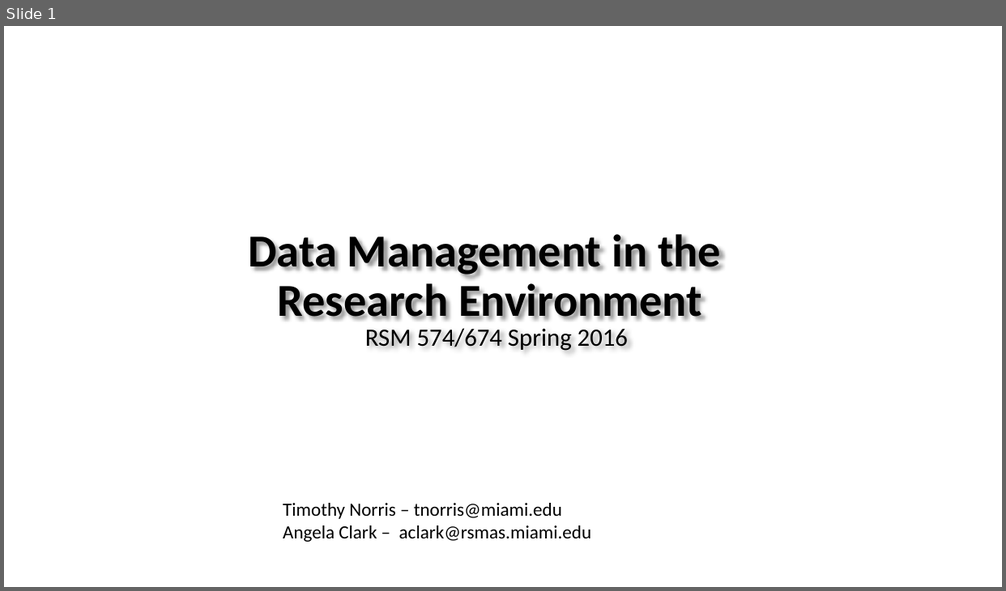
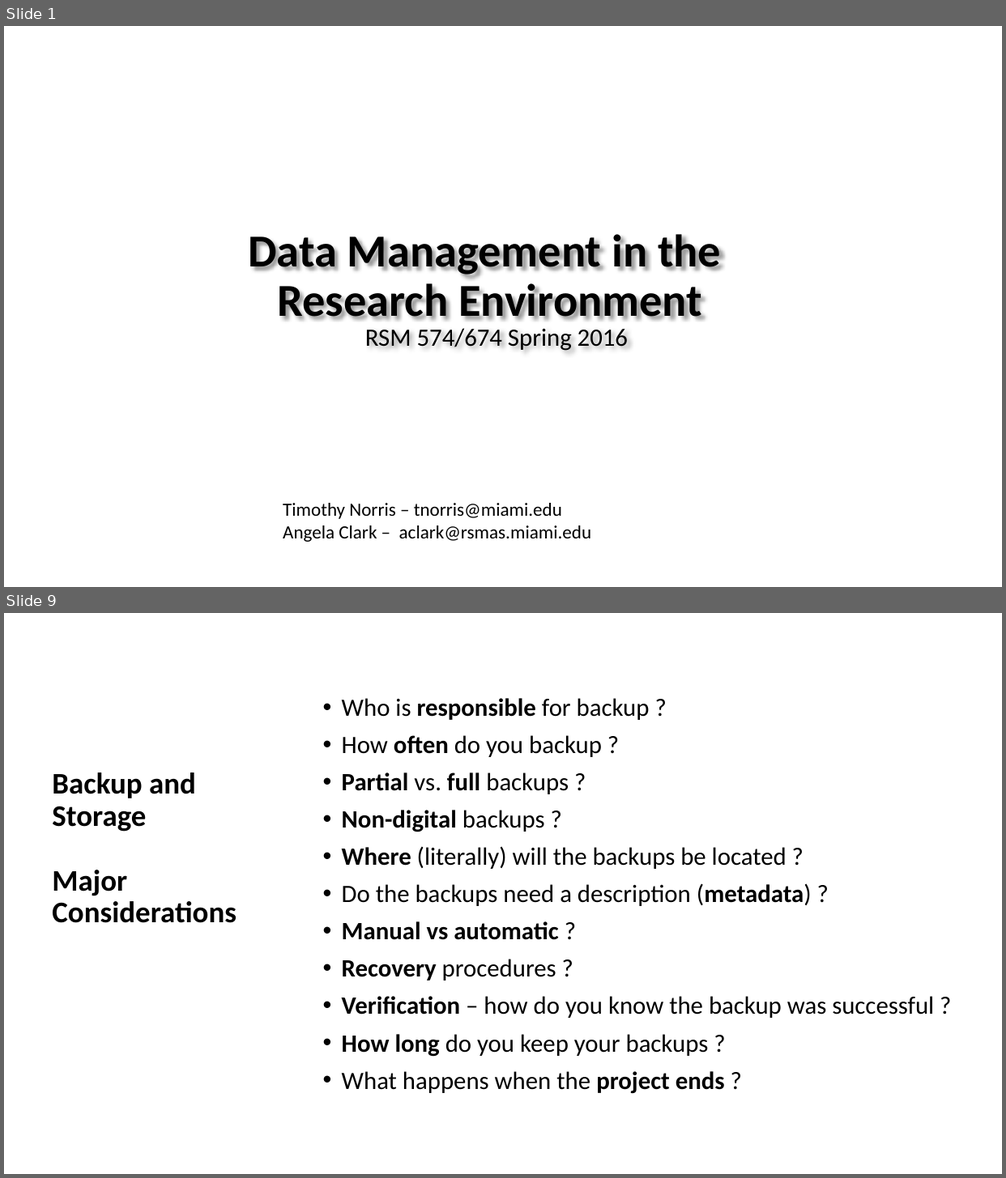
Before and after one commit to tibbben/teaching.data.literacy, a slide deck: UM_DataManagementClass/Lessons/05/05_FirstMeeting.pptx. Shown one above the other, each under a label of ours: slide 1 before the commit, slides 1 and 9 after it; the slides between them are not shown. The pictures are 1006x591 and 1006x1178 pixels, drawn with LibreOffice and Linux fonts; fonts in the diff are those of the drawing; background and template pictures are left out. Boxes give left, top, right and bottom in pixels: in the first picture for what was removed or moved away, otherwise in the second. Text is boxed around its words. In the diff, an @@ line names an element or a change of style, - is before the commit and + after.

```diff
--- a/UM_DataManagementClass/Lessons/05/05_FirstMeeting.pptx
+++ b/UM_DataManagementClass/Lessons/05/05_FirstMeeting.pptx
@@ slide 9 added at <box>4,613,1002,1174</box>, background #FFFFFF @@
@@ text added at <box>342,698,934,1094</box>, 24 pt, text #000000 @@
+• Who is responsible for backup ?
+• How often do you backup ?
+• Partial vs. full backups ?
+• Non-digital backups ?
+• Where (literally) will the backups be located ?
+• Do the backups need a description (metadata) ?
+• Manual vs automatic ?
+• Recovery procedures ?
+• Verification – how do you know the backup was successful ?
+• How long do you keep your backups ?
+• What happens when the project ends ?
@@ title added at <box>52,773,236,923</box>, 28.8 pt, text #000000, bold @@
+Backup and Storage
+Major Considerations
```
Also in this commit, not shown: 1 slide changed, 34 other slides added, 3 other files.
